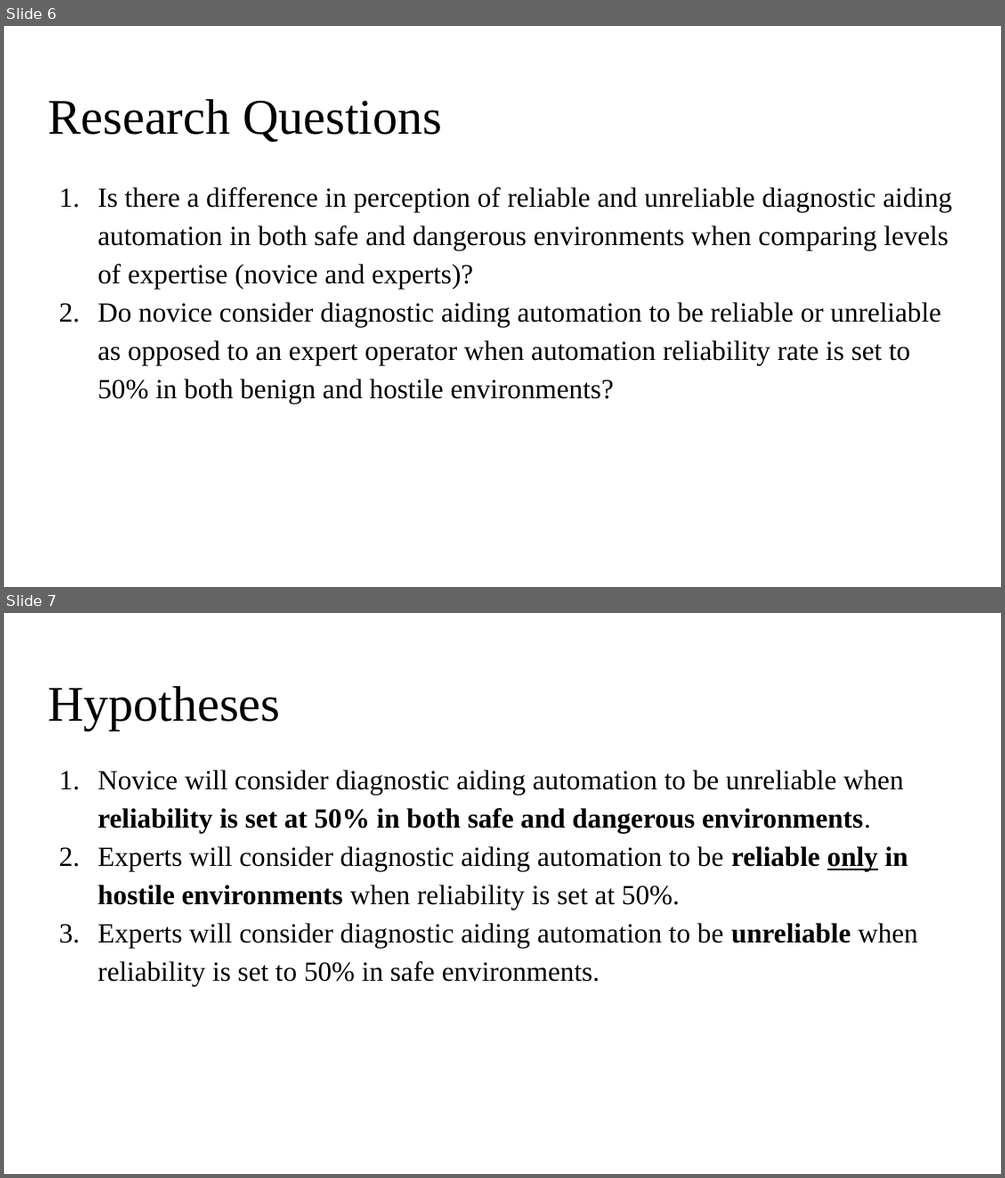
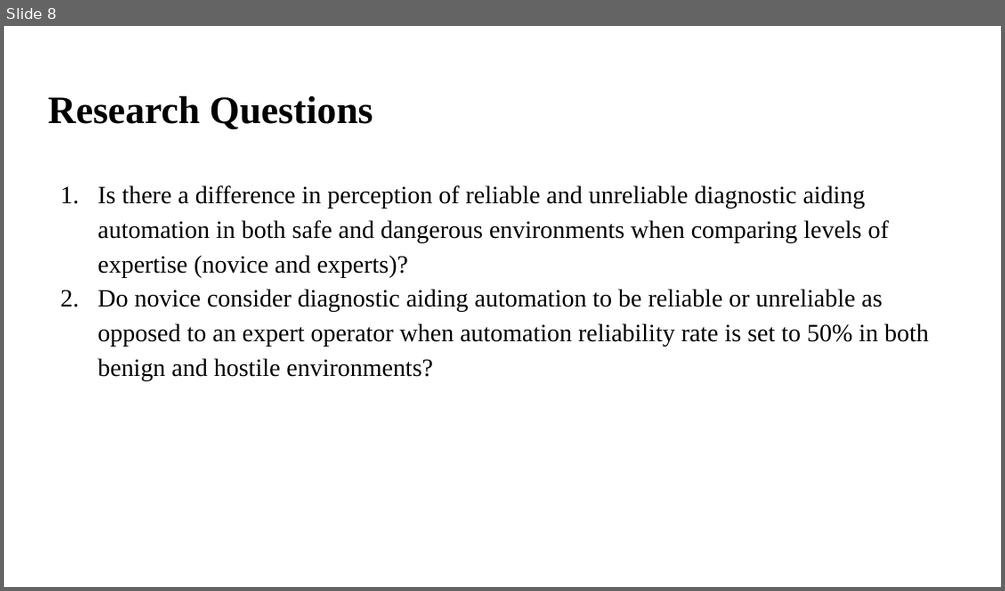
Before and after one commit to blakeanguyen/project_template, a slide deck: Final Project PowerPoint_110218BN.pptx. Shown one above the other, each under a label of ours: slides 6 and 7 before the commit, slide 8 after it. The pictures are 1005x1178 and 1005x591 pixels, drawn with LibreOffice and Linux fonts; fonts in the diff are those of the drawing. Boxes give left, top, right and bottom in pixels: in the first picture for what was removed or moved away, otherwise in the second. Text is boxed around its words. In the diff, an @@ line names an element or a change of style, - is before the commit and + after.

```diff
--- a/Final Project PowerPoint_110218BN.pptx
+++ b/Final Project PowerPoint_110218BN.pptx
@@ slide 7 removed at bbox=[4, 613, 1001, 1174], background #FFFFFF @@
@@ title removed at bbox=[48, 686, 280, 730] @@
-Hypotheses
@@ text removed at bbox=[97, 770, 917, 985] @@
-1. Novice will consider diagnostic aiding automation to be unreliable when reliability is set at 50% in both safe and dangerous environments.
-2. Experts will consider diagnostic aiding automation to be reliable only in hostile environments when reliability is set at 50%.
-3. Experts will consider diagnostic aiding automation to be unreliable when reliability is set to 50% in safe environments.
@@ what was slide 6 is now slide 8 @@
@@ slide 8 changed as well @@
@@ title "Research Questions" at bbox=[48, 95, 373, 129]: size 36 to 28 pt, bold on @@
@@ text "Is there a difference in ..." at bbox=[97, 185, 929, 380]: size 20 to 18 pt; indent changed @@
```
Also in this commit, not shown: 5 other slides changed, 11 slides added, 4 other slides removed.
